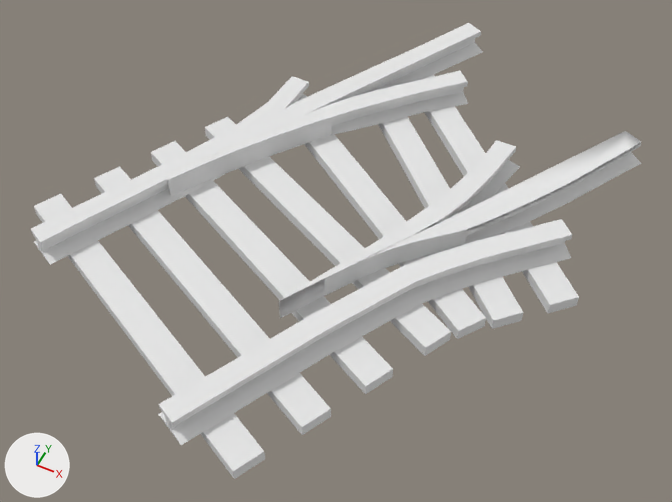
Before and after pictures for a commit that changed the OBJ model models/advtrains_dtrack_s3_tieless_r_30.obj.
Camera for both pictures: a 50 mm camera at (1.15, -2.41, 2.22) aimed at (0.02, -0.16, -0.59). The lights are fixed; the arrows at lower left show +X, +Y and +Z. Where no turn or scale is listed for an object, it has been applied to the vertices.

Names of what the first picture shows: 'Closure.30_30_cr_r_Plane.010', 'Closure.30_30_st_l_BezierCurve.036', 'Closure.30_45_st_l_BezierCurve.040', 'Closure.30_st_cr_r_BezierCurve.041', 'dtrack_s3_30.sleepers_Cube.017', 'dtrack_s3_30.stockrails_Cube.015'.
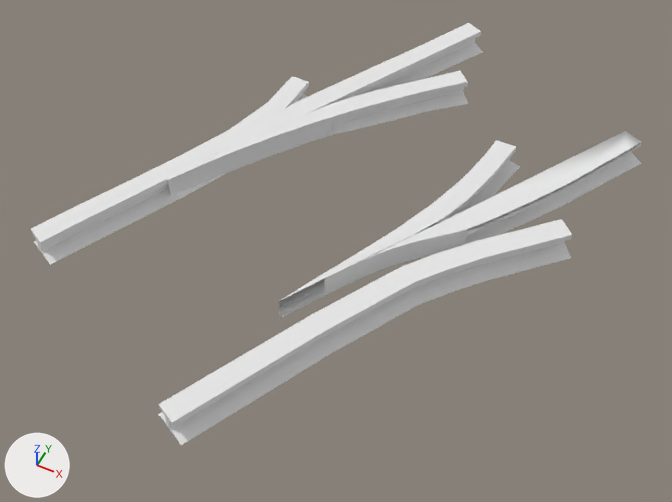
The change, as a list of edits to the scene's bpy script:
```text
Remove ob_dtrack_s3_30_sleepers_cube_017:
    ob_dtrack_s3_30_sleepers_cube_017 = bpy.data.objects.new('dtrack_s3_30.sleepers_Cube.017', me_dtrack_s3_30_sleepers_cube_017)
    ob_dtrack_s3_30_sleepers_cube_017.location = (0.0, 0.0, 0.0)
```

What differs and where, as boxes (x1, y1, x2, y2) in the pictures (672 x 502 px):
'dtrack_s3_30.sleepers_Cube.017', deleted
    before: (34, 74, 579, 479)
